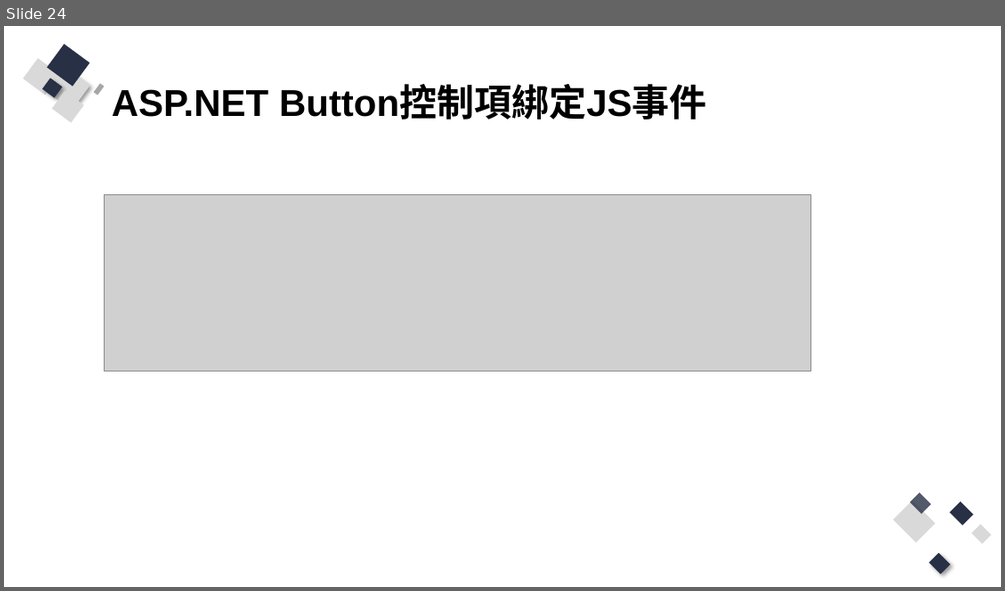
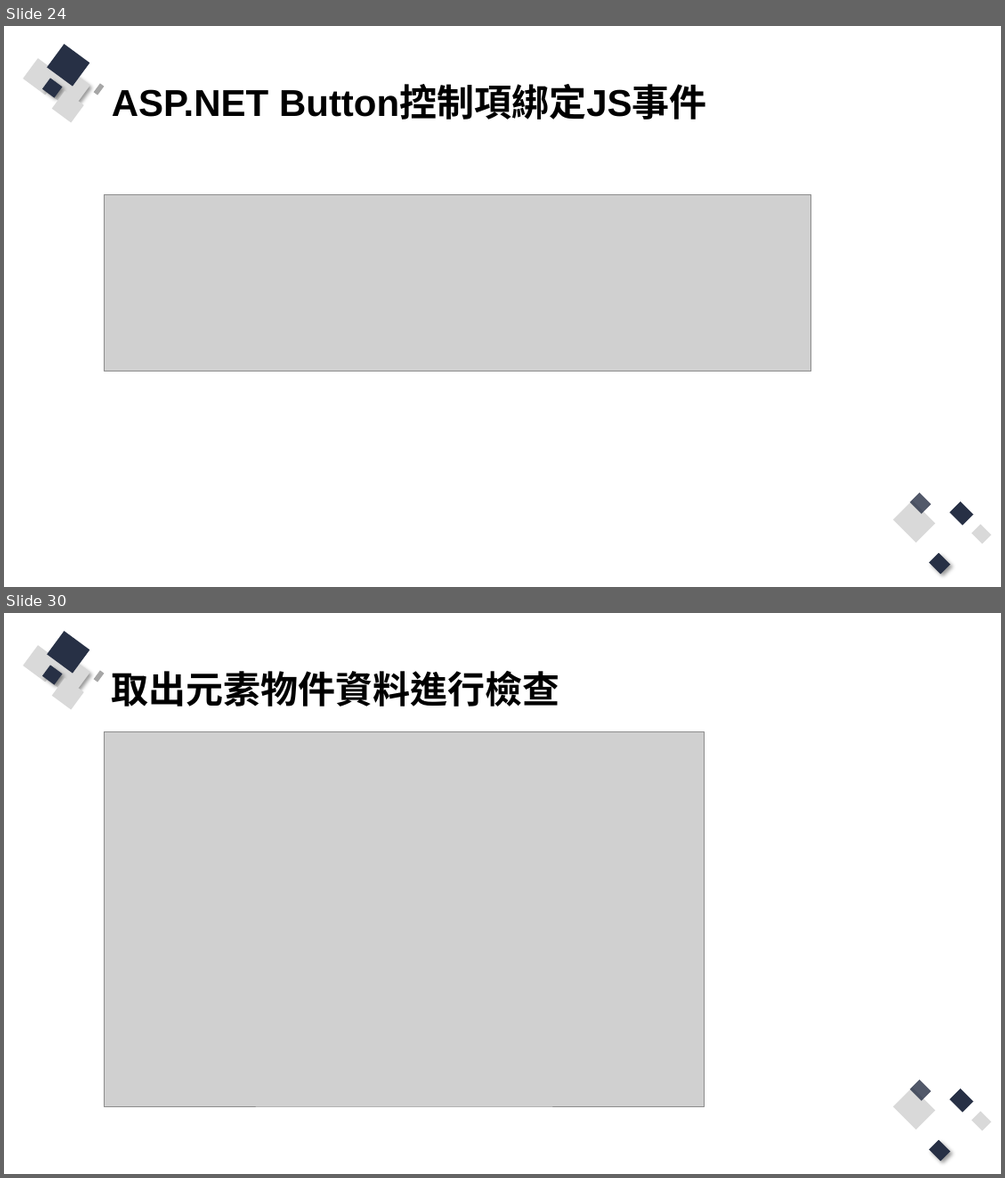
Before and after one commit to Q81JIAXIONG/-, a slide deck: 投影片/6.實作-帳號註冊、登入網頁前端防呆與提示.pptx. Shown one above the other, each under a label of ours: slide 24 before the commit, slides 24 and 30 after it; the slides between them are not shown. The pictures are 1005x591 and 1005x1178 pixels, drawn with LibreOffice and Linux fonts; fonts in the diff are those of the drawing; grey boxes stand for pictures. Boxes give left, top, right and bottom in pixels: in the first picture for what was removed or moved away, otherwise in the second. Text is boxed around its words. In the diff, an @@ line names an element or a change of style, - is before the commit and + after.

```diff
--- a/投影片/6.實作-帳號註冊、登入網頁前端防呆與提示.pptx
+++ b/投影片/6.實作-帳號註冊、登入網頁前端防呆與提示.pptx
@@ slide 30 added at (4,613,1001,1174), background #FFFFFF; not listed: 13 template elements that a slide beside it also shows @@
@@ title added at (112,671,560,706), 36 pt, text #000000, bold @@
+取出元素物件資料進行檢查
@@ picture added at (105,732,704,1107) @@
```
Also in this commit, not shown: 1 slide changed, 7 other slides added, 24 other files.
